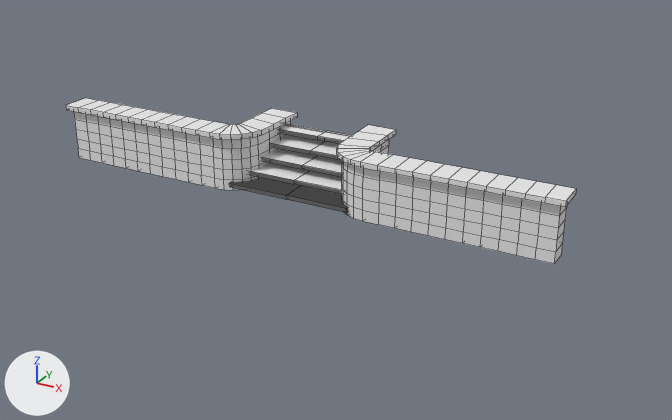
What one commit did to the Blender file Assets/Models/Structures/Stone steps.blend.
Camera for both pictures: a camera (50 mm lens) standing at (21.3, -35.0, 17.2) and looking at (1.4, 1.2, -0.9). The axes (+X, +Y, +Z) are drawn at lower left. The lights are the same throughout. Mesh edges are drawn as thin lines.

In view in the first picture: 'Stone steps'.
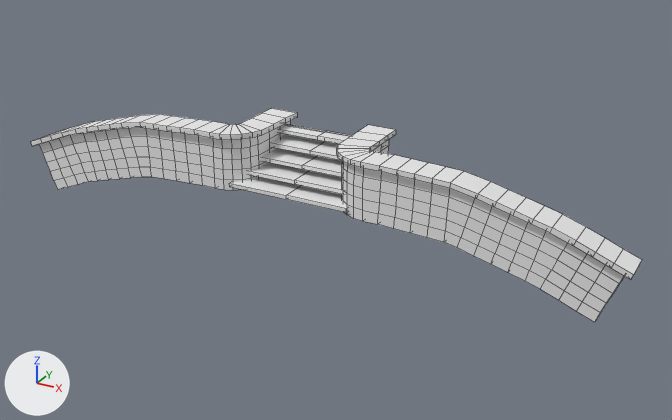
Commit message: Adjustements to stone steps to make them match the curve of the planet.

Boxes [x1, y1, x2, y2] around the edits, measured in the pictures (672 x 420 px):
'Stone steps', reshaped (20% wider, 29% taller)
    before: [66, 98, 576, 264]
    after: [31, 108, 642, 322]
part 1 of me_cube, deleted
    before: [229, 177, 348, 213]
part 2 of me_cube, cut back
    before: [249, 125, 350, 194]
    after: [250, 125, 350, 190]
part 3 of me_cube, built on
    before: [66, 98, 576, 264]
    after: [31, 114, 642, 322]

The change, as a list of edits to the scene's bpy script:
```text
Change me_cube:
    used by ob_stone_steps; location = (0.0, 0.0, 0.0)
    remove me_cube.from_pydata(...)  # 391 vertices, 347 faces; spans x -13.05..0.0, y -1.27..3.4, z -0.03..2.88
    add me_cube.from_pydata(...)  # 416 vertices, 388 faces; spans x -15.97..0.0, y -1.27..3.4, z -2.23..2.88
    me_cube part 1: the loose piece of 7 vertices spanning x -3.19..0.0, y -1.0..2.75, z 0.2..0.4 is deleted
    me_cube part 2
    16 vertices are removed from x -3.19..0.0, y -0.25..2.0, z 0.7..2.4
    8 faces are deleted
    4 new faces join them
    me_cube part 3
    4 vertices are removed from x -13.05..-12.8, y -1.27..0.23, z -0.03..2.88
    13 faces are deleted
    4 vertices in x -4.83..-4.8, y -1.27..0.23, z 2.63 move by (-0.08, 0.0, 0.0)
    4 vertices in x -5.65..-5.6, y -1.27..0.23, z 2.63 move by (-0.08, 0.0, -0.03)
    3 vertices in x -8.12..-8.01, y -1.27..0.23, z 2.63..2.88 move by (-0.08, 0.0, -0.14)
    3 vertices in x -6.47..-6.4, y -1.27..0.23, z 2.63 move by (-0.08, 0.0, -0.07)
    3 vertices in x -8.12..-8.0, y -1.27..0.23, z 2.63 move by (-0.07, 0.0, -0.14)
    155 vertices move from x -13.05..-4.8, y -1.27..0.23, z -0.03..2.88 to x -13.52..-4.76, y -1.27..0.23, z -1.1..2.88
    16 vertices are added at x -15.97..-12.32, y -1.27..0.23, z -2.23..1.31
    10 new vertices lie (-0.81, 0.0, -0.32) away from vertices in x -13.05..-12.8, y -1.27..0.23, z 0.5..2.63
    8 new vertices lie (-0.77, 0.0, -0.3) away from vertices in x -14.33..-13.32, y -1.27..0.23, z -1.13..0.76
    6 new vertices lie (0.2, 0.0, -0.49) away from vertices in x -14.48..-13.71, y -1.02..-0.02, z -1.43..-0.14
    6 new vertices lie (-0.78, 0.0, -0.3) away from vertices in x -15.1..-14.09, y -1.27..0.23, z -1.43..0.46
    6 new vertices lie (-0.19, 0.0, 0.49) away from vertices in x -15.26..-14.67, y -1.02..-0.02, z -1.73..0.06
    61 new faces join them
```
